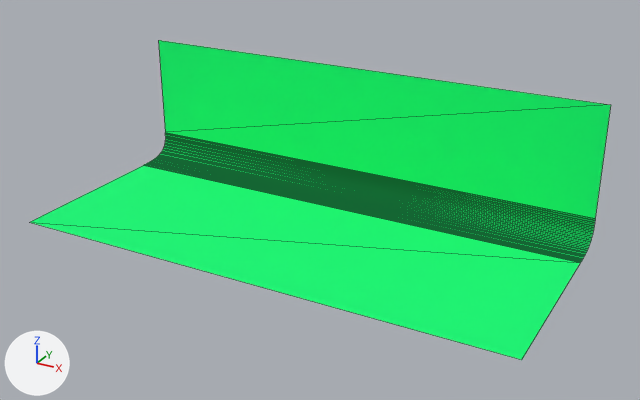
The glTF model client/public/planoEscena.glb: old version first, new version second.
One viewpoint serves both versions: a 50 mm lens placed at (39.8, -69.9, 38.4), pointed at (2.1, -1.3, 4.1). The lights are fixed; the arrows at lower left show +X, +Y and +Z. Mesh edges are drawn as thin lines. Where no turn or scale is listed for an object, it has been applied to the vertices. Vertices at the same position are counted once.

Script lines for the objects in view, before the commit:
```python
me_plano = bpy.data.meshes.new('Plano')
me_plano.from_pydata(...)  # 136 vertices, 134 faces; spans x -25.7..25.7, y -12.3..10.4, z 0.0..14.0
me_plano.materials.append(mat_material_001)  # green #24ff92
ob_plano = bpy.data.objects.new('Plano', me_plano)
ob_plano.location = (0.0, 0.0, 0.0)
```
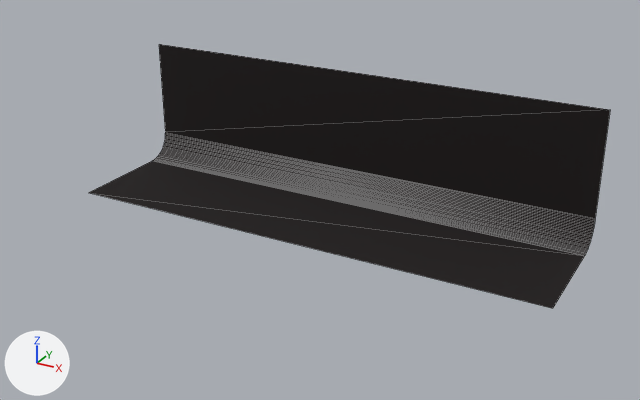
The newer file is also rescaled (x2.504), turned or shifted as a whole; pictures and numbers use the older file's frame.

Where the change shows, as pixel boxes (x1, y1, x2, y2) in the pictures (640 x 400 px):
'Plano', reshaped (10% narrower, 17% shorter): before (30, 40, 611, 360); after (89, 44, 610, 308)
part 1 of me_plano, cut back: before (30, 132, 595, 360); after (89, 132, 595, 308)
part 2 of me_plano, recoloured (green to black): (159, 44, 610, 218) in both

The change, as a diff of the scene's bpy script:
```diff
--- a/client/public/planoEscena.glb.py
+++ b/client/public/planoEscena.glb.py
@@ mat_material_002 @@
+mat_material_002 = principled_material('Material.002')
+mat_material_002.base_color = (0.00655, 0.00357, 0.00357)  # black #130c0c
+mat_material_002.roughness = 1.0
@@ me_plano @@
 # used by ob_plano; location = (0.0, 0.0, 0.0)
-me_plano.from_pydata(...)  # 136 vertices, 134 faces; spans x -25.7..25.7, y -12.3..10.4, z 0.0..14.0
+me_plano.from_pydata(...)  # 66 vertices, 64 faces; spans x -25.7..25.7, y -3.5..10.4, z 0.0..13.6
+# me_plano part 1
+# 84 vertices are removed from x -25.7..25.7, y -12.3..10.4, z 0.0..2.7
+# 104 faces are deleted
+# 4 vertices in x -25.7..25.7, y 9.4..9.5, z 0.5..0.6 move by (0.0, 0.0, 0.2)
+# 4 vertices in x -25.7..25.7, y 9.6..9.7, z 0.7..0.8 move by (0.0, 0.1, 0.3)
+# 4 vertices in x -25.7..25.7, y 9.9, z 0.9..1.0 move by (0.0, 0.2, 0.6)
+# 20 vertices move from x -25.7..25.7, y 8.0..10.4, z 0.1..14.0 to x -25.7..25.7, y 8.0..10.4, z 0.0..13.6
+# 14 vertices are added at x -25.7..25.7, y -3.5..10.3, z 0.0..2.3
+# 34 new faces join them
+# me_plano part 2: 30 faces spanning x -25.7..25.7, y 7.5..10.4, z 0.0..13.6 switch from mat_material_001 (green #24ff92) to mat_material_002 (black #130c0c)
```
